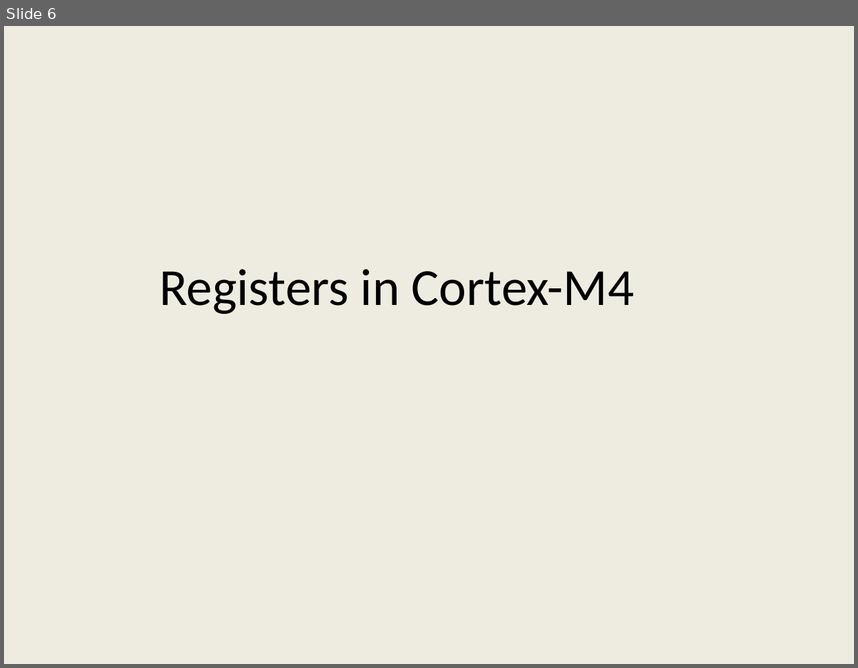
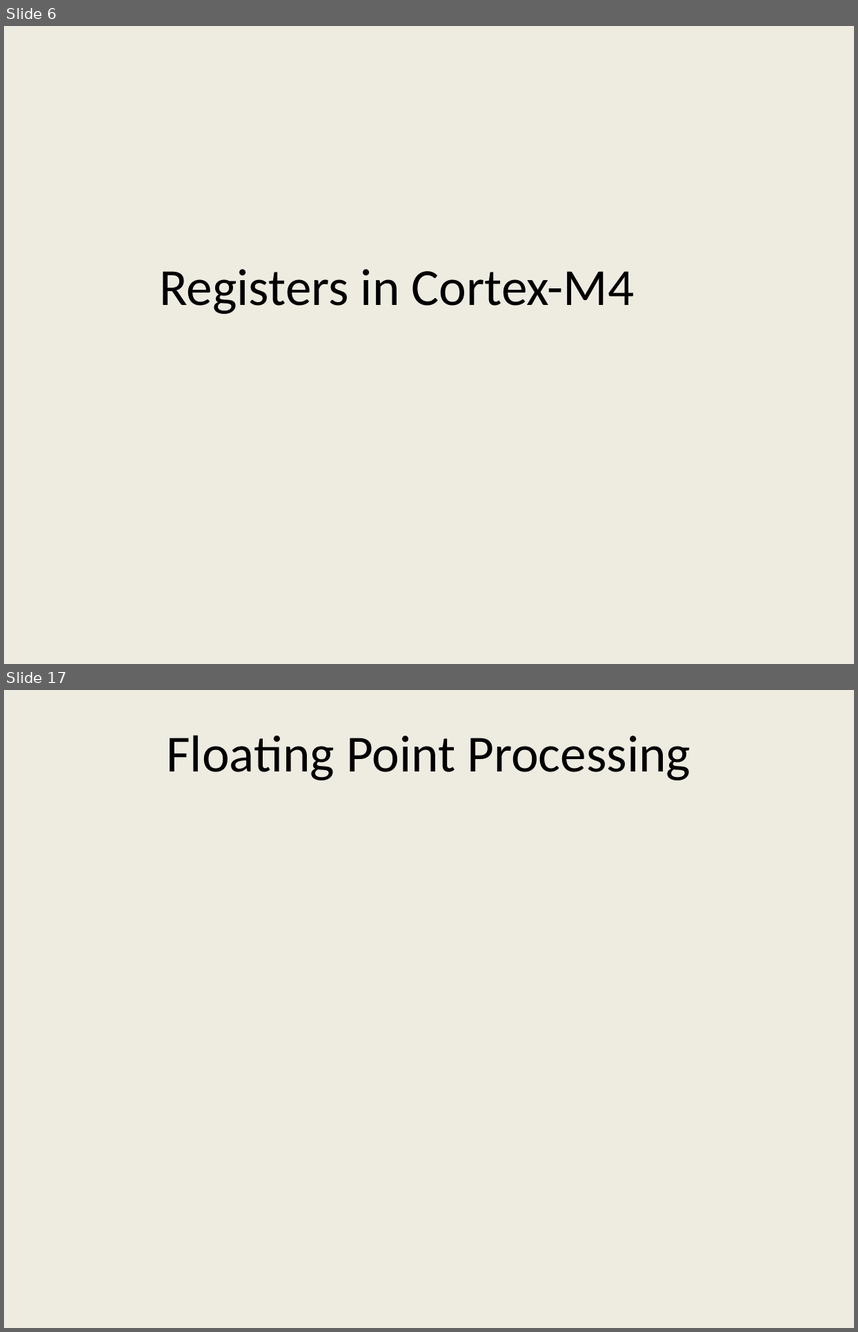
Before and after one commit to girishsukukumar/ARM-Architecture, a slide deck: Module-4.pptx. Shown one above the other, each under a label of ours: slide 6 before the commit, slides 6 and 17 after it; the slides between them are not shown. The pictures are 858x668 and 858x1332 pixels, drawn with LibreOffice and Linux fonts; fonts in the diff are those of the drawing. Boxes give left, top, right and bottom in pixels: in the first picture for what was removed or moved away, otherwise in the second. Text is boxed around its words. In the diff, an @@ line names an element or a change of style, - is before the commit and + after.

```diff
--- a/Module-4.pptx
+++ b/Module-4.pptx
@@ slide 17 added at <box>4,690,854,1328</box>, background #EEECE1 @@
@@ text added at <box>166,735,691,780</box>, 44 pt, text #000000 @@
+Floating Point Processing
```
Also in this commit, not shown: 1 slide changed, 10 other slides added, 11 slides removed.
